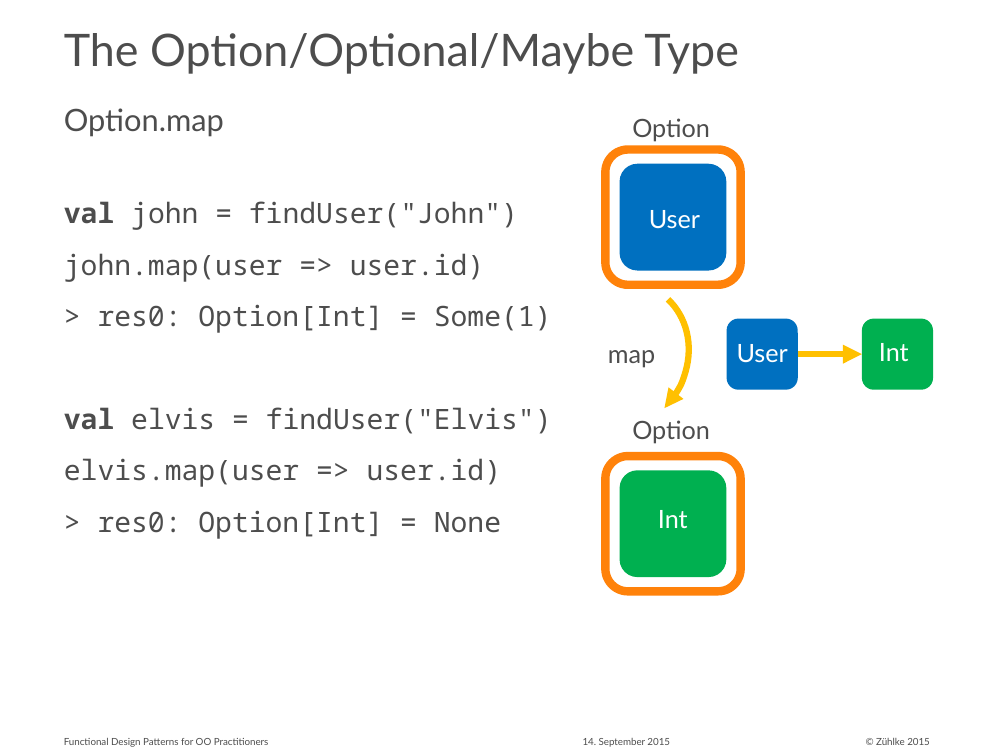
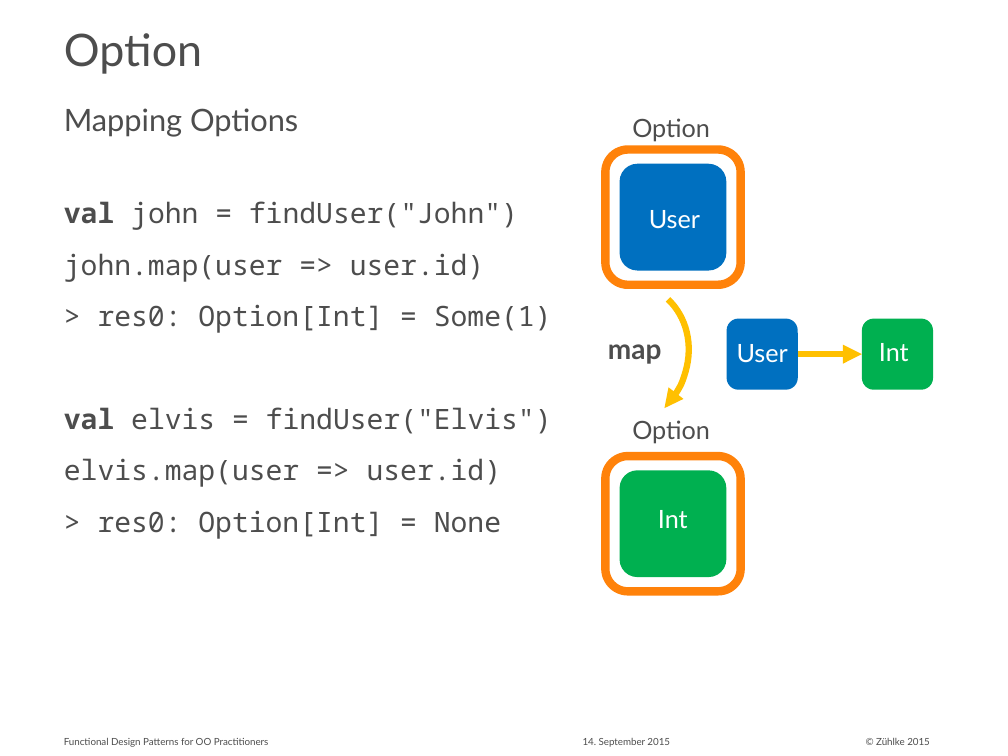
Before and after one commit to aax/zdays-fp-patterns, a slide deck: slide 16 of Functional Design Patterns for OO Practitioners.pptx. Drawn at 1008x756 pixels with LibreOffice and Linux fonts; fonts in the diff are those of the drawing. Boxes give left, top, right and bottom in pixels: in the first picture for what was removed or moved away, otherwise in the second. Text is boxed around its words. In the diff, an @@ line names an element or a change of style, - is before the commit and + after.

```diff
--- a/Functional Design Patterns for OO Practitioners.pptx
+++ b/Functional Design Patterns for OO Practitioners.pptx
@@ title at (64,33,202,74): text changed @@
-The Option/Optional/Maybe Type
+Option
@@ text at (64,108,298,137): text changed @@
-Option.map
+Mapping Options
@@ text "map" at (608,344,662,364): size 18 to 20 pt, bold on @@
```
Also in this commit, not shown: 9 other slides changed, 3 slides added.
